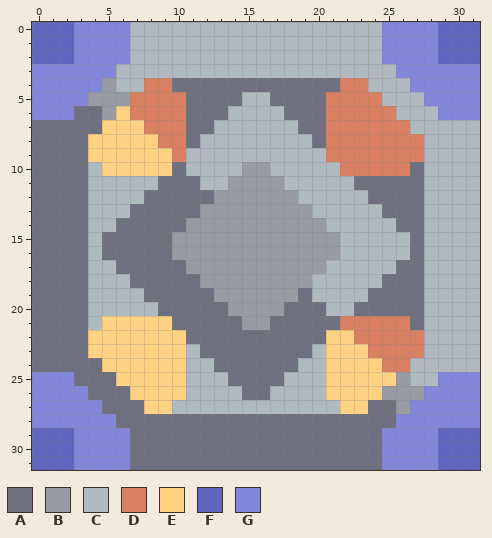
Edited in one commit: pixel-art sprite (sprites/blocks/distribution/mech_unloader.png). Above is the file before it was changed.
The file is 32x32 pixels.
Palette (. is transparent): A #6e7080  B #989aa4  C #b0b9c0  D #d98062  E #ffd182  F #6065bd  G #8287d9
The same view after the edit:
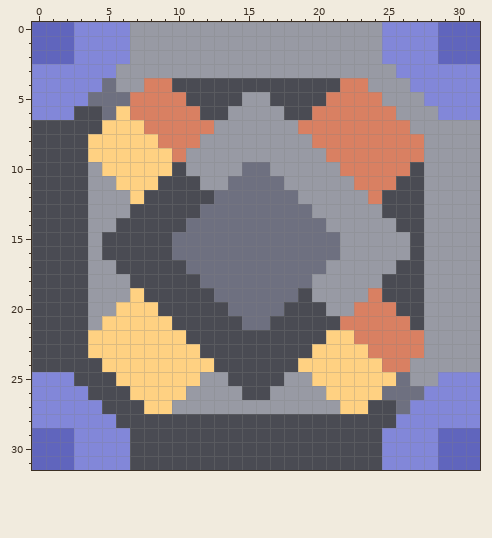
Change:
colour A: #6e7080 -> #4a4b53
colour B: #989aa4 -> #6e7080
colour C: #b0b9c0 -> #989aa4
y 6: x 11 A -> D; x 20 A -> D
y 7: x 11..12 AA -> DD; x 19..20 AA -> DD
y 8: x 11 A -> D; x 20 A -> D
y 11: x 6..8 CCC -> EEE; x 23..25 AAA -> DDD
y 12: x 7 C -> E; x 24 A -> D
y 19: x 7 C -> E; x 24 A -> D
y 20: x 6..8 CCC -> EEE; x 23..25 AAA -> DDD
y 23: x 11 C -> E; x 20 C -> E
y 24: x 11..12 CC -> EE; x 19..20 CC -> EE
y 25: x 11 C -> E; x 20 C -> E
Boxes around the changes in both pictures, in picture pixels (x1, y1, x2, y2):
changed: (32, 22, 480, 470)
